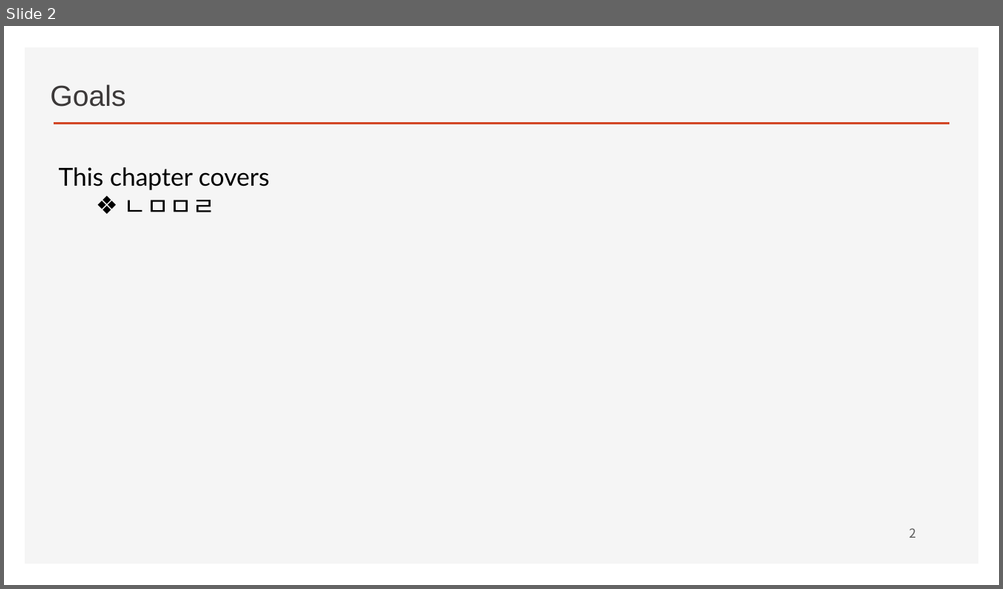
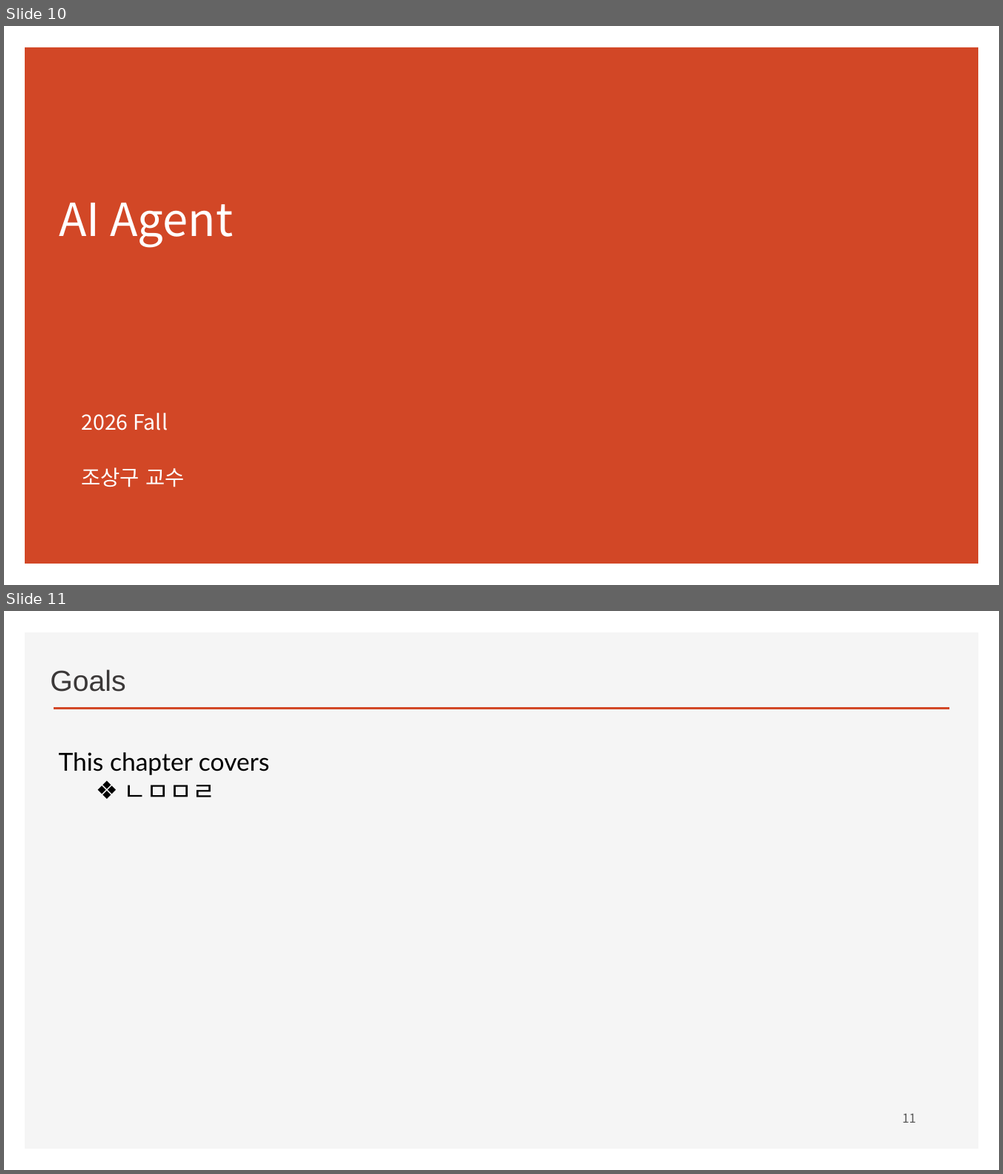
Before and after one commit to ancestor9/2026_Fall_Workflow-with-AI-Agent, a slide deck: 01_Workflow with AI Agent.pptx. Shown one above the other, each under a label of ours: slide 2 before the commit, slides 10 and 11 after it. The pictures are 1003x589 and 1003x1174 pixels, drawn with LibreOffice and Linux fonts; fonts in the diff are those of the drawing; background and template pictures are left out. Boxes give left, top, right and bottom in pixels: in the first picture for what was removed or moved away, otherwise in the second. Text is boxed around its words. In the diff, an @@ line names an element or a change of style, - is before the commit and + after.

```diff
--- a/01_Workflow with AI Agent.pptx
+++ b/01_Workflow with AI Agent.pptx
@@ slide 10 added at <box>4,26,999,585</box>, background #FFFFFF @@
@@ rectangle added at <box>25,47,979,565</box>, fill #D24726 @@
@@ title added at <box>59,203,233,248</box>, 44 pt, text #FFFFFF @@
+AI Agent
@@ text added at <box>81,413,185,488</box>, 20.4 pt, text #FFFFFF @@
+2026 Fall
+조상구 교수
@@ what was slide 2 is now slide 11 @@
@@ page number at <box>902,1113,916,1123</box>: text changed @@
-2
+11
```
Also in this commit, not shown: 1 slide changed, 8 other slides added.
